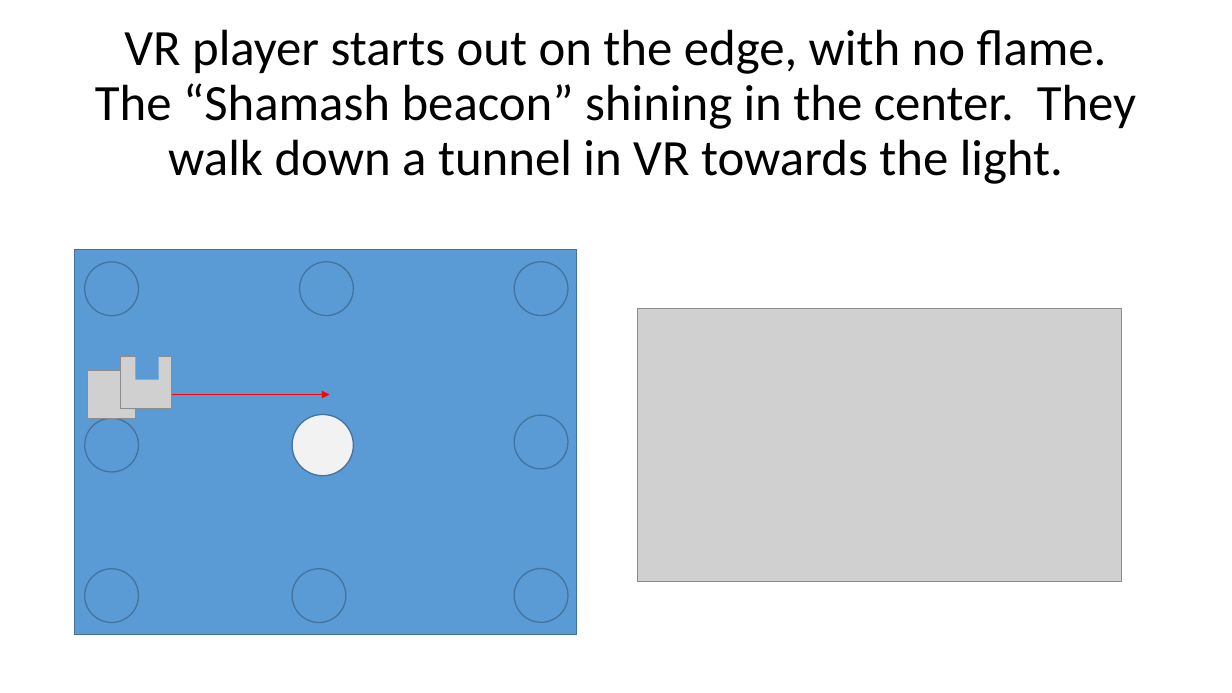
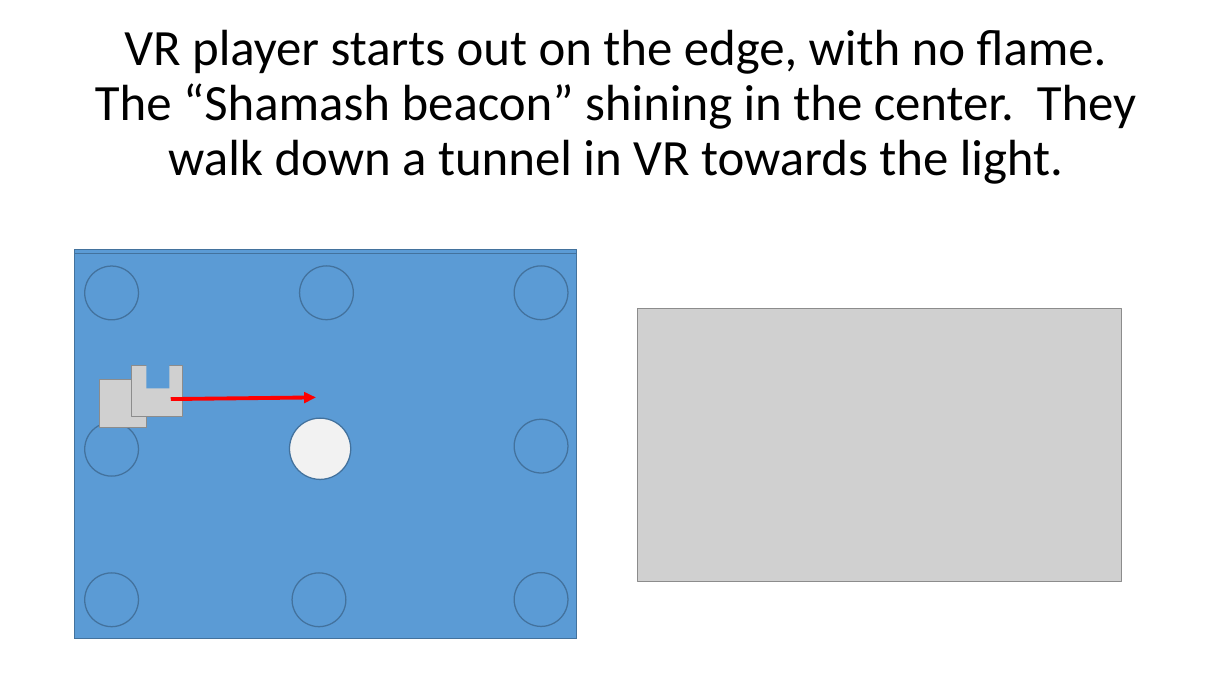
Before and after one commit to mmandel/8Nights2, a slide deck: slide 8 of docs/8NightsVRDesign.pptx (slide 6 before the commit). Drawn at 1232x693 pixels with LibreOffice and Linux fonts; fonts in the diff are those of the drawing; grey boxes stand for pictures. Boxes give left, top, right and bottom in pixels: in the first picture for what was removed or moved away, otherwise in the second. Text is boxed around its words. In the diff, an @@ line names an element or a change of style, - is before the commit and + after.

```diff
--- a/docs/8NightsVRDesign.pptx
+++ b/docs/8NightsVRDesign.pptx
@@ rectangle added at (75,254,577,639), fill #5B9BD5, outline #43739E 1 pt @@
@@ 2 pictures, 1 rectangle: place and size @@
-2 pictures, 1 rectangle at (88,343,172,419)
+2 pictures, 1 rectangle at (99,351,183,428)
@@ arrow moved from (159, 395) - (330, 395) to (171, 399) - (316, 397) @@
@@ arrow (171, 399) - (316, 397): stroke #FF0000 0.5 pt to #FF0000 3 pt @@
@@ ellipse: place and size @@
-ellipse at (292,415,353,476)
+ellipse at (289,419,350,480)
@@ 8 ellipses: place and size @@
-8 ellipses at (85,262,567,623)
+8 ellipses at (85,266,567,627)
```
Also in this commit, not shown: 3 other slides changed, 2 slides added, 1 other file.
